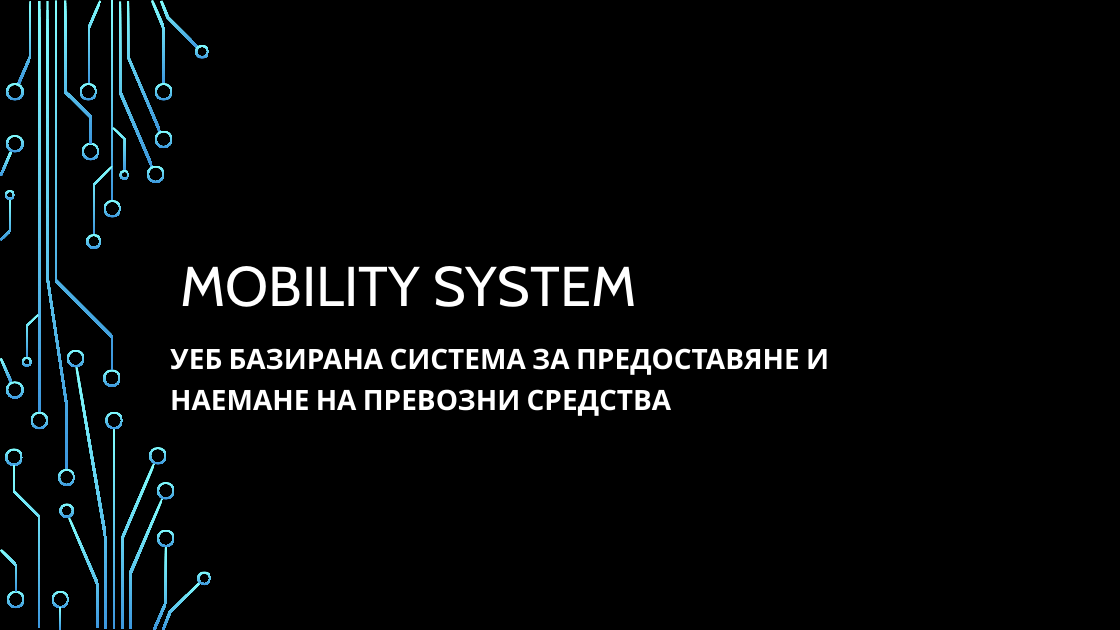
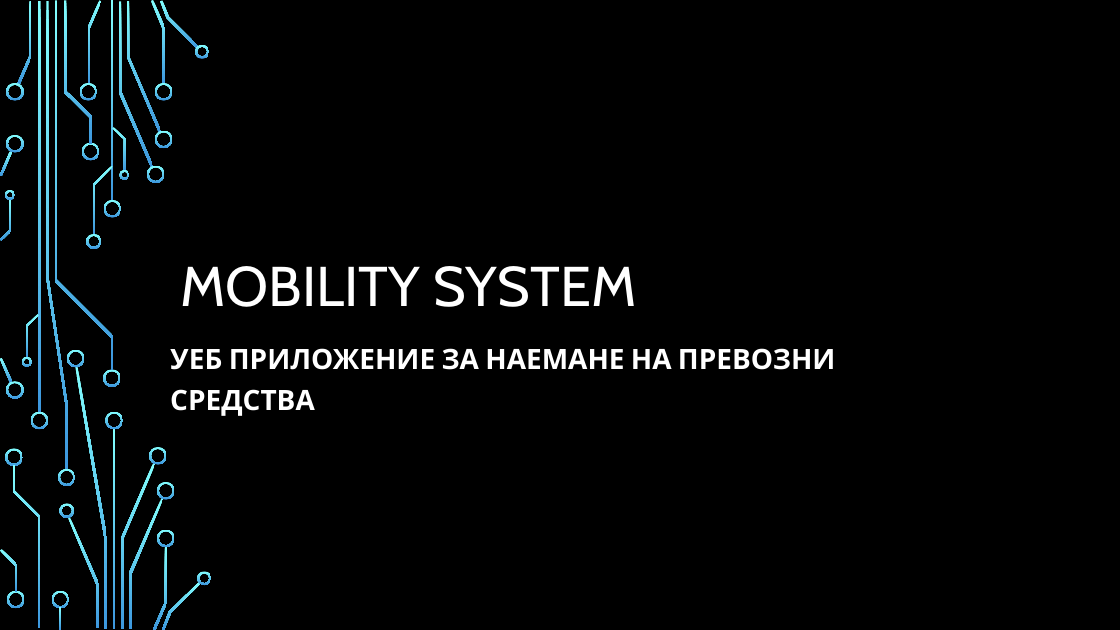
Before and after one commit to Jorjo77/MunicipalityMobilitySystem, a slide deck: slide 1 of MunicipalityMobilitySystemDocs/Short Mobility System.pptx. Drawn at 1120x630 pixels with LibreOffice and Linux fonts; fonts in the diff are those of the drawing; background and template pictures are left out. Boxes give left, top, right and bottom in pixels: in the first picture for what was removed or moved away, otherwise in the second. Text is boxed around its words. In the diff, an @@ line names an element or a change of style, - is before the commit and + after.

```diff
--- a/MunicipalityMobilitySystemDocs/Short Mobility System.pptx
+++ b/MunicipalityMobilitySystemDocs/Short Mobility System.pptx
@@ subtitle at <box>170,348,836,416</box>: text changed @@
-УЕБ БАЗИРАНА СИСТЕМА ЗА ПРЕДОСТАВЯНЕ И НАЕМАНЕ НА ПРЕВОЗНИ СРЕДСТВА
+УЕБ ПРИЛОЖЕНИЕ ЗА НАЕМАНЕ НА ПРЕВОЗНИ СРЕДСТВА
```
Also in this commit, not shown: 4 other slides changed, 5 other files.
